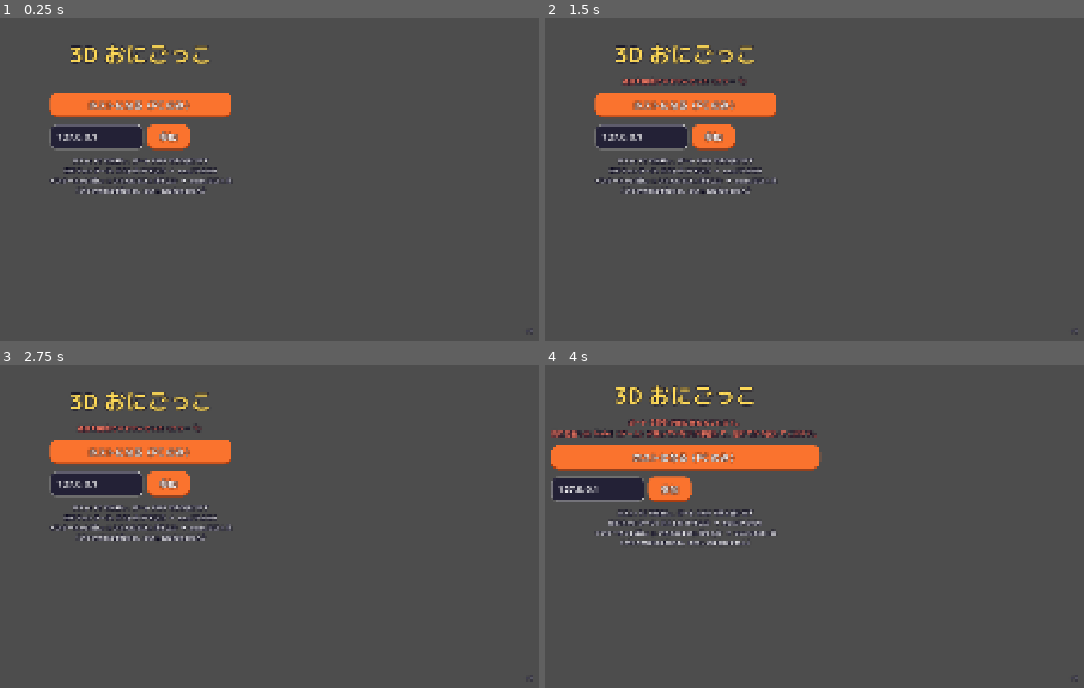
Above: before the commit, frames 1-4 (two rows, left to right).
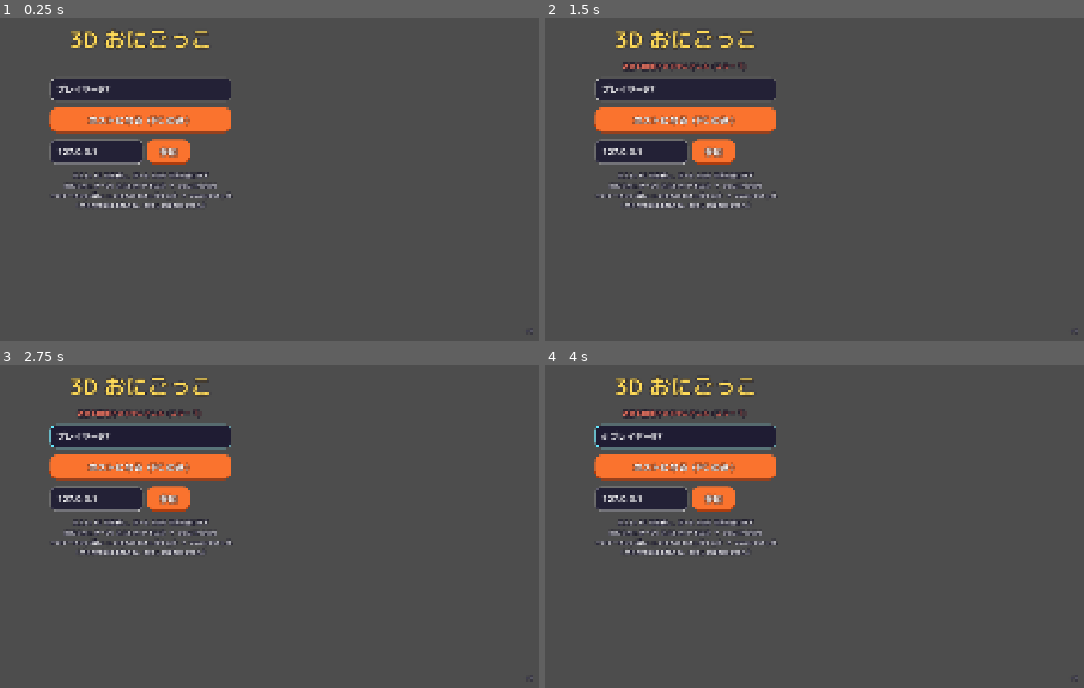
Above: after the commit, the same moments.

Repository: oekklab-source/Tag_game
Game: Godot game, scene res://scenes/main.tscn
Two runs of this game, one before a commit and one after it. Both use one fixed random seed, a clock stepped at 60 frames per second and the inputs below.
Inputs (mouse positions are in pixels of both pictures, inside the frame that each line leads up to):
- Up to frame 1 (0.25 s): no input
- Up to frame 2 (1.5 s): click "ホストになる（PC のみ）" at 0.5 s; click "参加" at 1.25 s
- Up to frame 3 (2.75 s): tap Enter (start_round) at 2 s; move the mouse to (318, 442) at 2.02 s; hold D (move_right) from 2.03 s (still down); hold Tab (cycle_runner) from 2.03 s (still down); click (318, 442) at 2.17 s
- Up to frame 4 (4 s): release D (move_right) at 2.75 s; release Tab (cycle_runner) at 2.75 s; tap Enter (start_round) at 2.75, 3.5 s; drag from (outside the picture) to (647, 555) at 2.77 s; move the mouse to (765, 365) at 3.52 s; hold D (move_right) from 3.53 s (still down); tap Space (dive) at 3.6 s

The runs differ from the first frame. In frame 1, 9.7% of the frame differs, in the area x 9-44%, y 4-59%; in frame 2, 9.9%; in frame 3, 10%; in frame 4, 12%, in the area x 1-52%, y 4-59%.

Commit message:
ニックネームを設定してロビーと味方の頭上に表示する
ロビーの一覧が「プレイヤー 1234567」というピア ID 表記のままで、
誰がどれか分からず役割の相談ができなかった。対戦中も、味方の鬼が
どこにいる誰なのか区別がつかない。

タイトル画面に入力欄を足し、user://settings.cfg へ保存して次回も
引き継ぐ。名前は MultiplayerSynchronizer で配るので、権威ピアが
一度書けば全員に届く。

頭上ラベルは味方ハンター同士にだけ見せる。逃走者に見えると
「鬼の位置が名前でバレる」ことになり、視界だけで探すという
この作品の前提が崩れる。ラベルは Humanoid の兄弟に置いた
（ダイブ演出が Humanoid.rotation.x を直接書き換えるため、
子にすると名前まで一緒に傾く）。

Diff:
--- a/autoload/game_manager.gd
+++ b/autoload/game_manager.gd
@@ -190,6 +190,14 @@
 		if p.name == str(peer_id):
 			return p
 	return null
+
+
+## 表示名。sync_nickname が未到着/未設定ならフォールバックの仮表記を返す
+func nickname_for(peer_id: int) -> String:
+	var p := _find_player(peer_id)
+	if p and "sync_nickname" in p and not p.sync_nickname.is_empty():
+		return p.sync_nickname
+	return "プレイヤー %d" % peer_id
 
 
 ## --- ホスト側ロジック -------------------------------------------------
--- /dev/null
+++ b/autoload/player_prefs.gd
@@ -0,0 +1,31 @@
+extends Node
+
+## ローカルなプレイヤー設定（ニックネームのみ）。user://settings.cfg に保存する。
+
+const CONFIG_PATH := "user://settings.cfg"
+const SECTION := "player"
+const KEY := "nickname"
+const MAX_LEN := 12
+
+var nickname := ""
+
+
+func _ready() -> void:
+	var cfg := ConfigFile.new()
+	cfg.load(CONFIG_PATH)
+	nickname = String(cfg.get_value(SECTION, KEY, ""))
+	if nickname.is_empty():
+		nickname = _default_nickname()
+
+
+func set_nickname(raw: String) -> void:
+	var trimmed := raw.strip_edges().left(MAX_LEN)
+	nickname = trimmed if not trimmed.is_empty() else _default_nickname()
+	var cfg := ConfigFile.new()
+	cfg.load(CONFIG_PATH)
+	cfg.set_value(SECTION, KEY, nickname)
+	cfg.save(CONFIG_PATH)
+
+
+func _default_nickname() -> String:
+	return "プレイヤー%d" % (randi() % 1000)
--- a/project.godot
+++ b/project.godot
@@ -19,6 +19,7 @@
 
 NetworkManager="*res://autoload/network_manager.gd"
 GameManager="*res://autoload/game_manager.gd"
+PlayerPrefs="*res://autoload/player_prefs.gd"
 
 [display]
 
--- a/scenes/cpu_hunter.tscn
+++ b/scenes/cpu_hunter.tscn
@@ -48,6 +48,15 @@
 ; モデルが実寸（全高1.74m）なので拡大は不要
 [node name="Humanoid" parent="." instance=ExtResource("2_humanoid")]
 
+; 味方ハンター（人間）にのみ表示する頭上の名前ラベル。player.tscn の NameLabel と同じ配置
+[node name="NameLabel" type="Label3D" parent="."]
+visible = false
+position = Vector3(0, 2.0, 0)
+billboard = 1
+outline_size = 8
+outline_modulate = Color(0, 0, 0, 1)
+font_size = 48
+
 [node name="NavigationAgent3D" type="NavigationAgent3D" parent="."]
 path_desired_distance = 0.6
 target_desired_distance = 0.8
--- a/scenes/hud.gd
+++ b/scenes/hud.gd
@@ -281,7 +281,8 @@
 
 ## 一覧は毎フレーム作り直さず、中身が変わったときだけ組み直す
 func _rebuild_roster(ids: Array[int], me: int, is_host: bool) -> void:
-	var key := "%s|%d|%d" % [ids, GameManager.wanted_runner, int(is_host)]
+	var names := ids.map(func(id): return GameManager.nickname_for(id))
+	var key := "%s|%s|%d|%d" % [ids, names, GameManager.wanted_runner, int(is_host)]
 	if key == _roster_key:
 		return
 	_roster_key = key
@@ -305,7 +306,8 @@
 	var h := HBoxContainer.new()
 	h.add_theme_constant_override("separation", 12)
 	var name_label := Label.new()
-	name_label.text = "あなた" if id == me else "プレイヤー %d" % id
+	var nickname := GameManager.nickname_for(id)
+	name_label.text = "あなた（%s）" % nickname if id == me else nickname
 	name_label.add_theme_font_size_override("font_size", 19)
 	name_label.size_flags_horizontal = Control.SIZE_EXPAND_FILL
 	var badge := Label.new()
--- a/scenes/main.gd
+++ b/scenes/main.gd
@@ -4,6 +4,7 @@
 
 @onready var status_label: Label = $CenterContainer/VBox/StatusLabel
 @onready var version_label: Label = $VersionLabel
+@onready var nickname_edit: LineEdit = $CenterContainer/VBox/NicknameEdit
 @onready var host_button: Button = $CenterContainer/VBox/HostButton
 @onready var address_edit: LineEdit = $CenterContainer/VBox/JoinRow/AddressEdit
 @onready var join_button: Button = $CenterContainer/VBox/JoinRow/JoinButton
@@ -13,6 +14,7 @@
 	# ブラウザは WebSocket サーバになれないため、Web 版ではホスト不可
 	if OS.has_feature("web"):
 		host_button.visible = false
+	nickname_edit.text = PlayerPrefs.nickname
 	status_label.text = NetworkManager.last_error
 	NetworkManager.last_error = ""
 	# ホストと参加者でここが違うと通信が噛み合わない。ひと目で分かるように出す
@@ -45,6 +47,7 @@
 
 
 func _on_host_pressed() -> void:
+	PlayerPrefs.set_nickname(nickname_edit.text)
 	if NetworkManager.start_host():
 		return
 	# 始められなかった（たいていはポートの取り合い）。理由をその場で見せる
@@ -57,4 +60,5 @@
 	if address.is_empty():
 		status_label.text = "ホストのアドレスを入力してください"
 		return
+	PlayerPrefs.set_nickname(nickname_edit.text)
 	NetworkManager.start_client(address)
--- a/scenes/main.tscn
+++ b/scenes/main.tscn
@@ -56,6 +56,12 @@
 theme_override_font_sizes/font_size = 16
 horizontal_alignment = 1
 
+[node name="NicknameEdit" type="LineEdit" parent="CenterContainer/VBox" unique_id=635420981]
+custom_minimum_size = Vector2(320, 56)
+layout_mode = 2
+placeholder_text = "ニックネーム"
+max_length = 12
+
 [node name="HostButton" type="Button" parent="CenterContainer/VBox" unique_id=135365812]
 custom_minimum_size = Vector2(320, 56)
 layout_mode = 2
--- a/scenes/player.gd
+++ b/scenes/player.gd
@@ -123,12 +123,15 @@
 ## 速度は権威ピアだけが正確に知っているので、素直に配るのが一番確実で安い
 @export var sync_speed := 0.0
 @export var sync_air := false
+## 味方ハンターの頭上ラベルに使うニックネーム。権威ピアが PlayerPrefs から一度だけ書く
+@export var sync_nickname := ""
 
 var _current_color := Color.TRANSPARENT
 
 @onready var spring_arm: SpringArm3D = $SpringArm3D
 @onready var camera: Camera3D = $SpringArm3D/Camera3D
 @onready var humanoid: Node3D = $Humanoid
+@onready var name_label: Label3D = $NameLabel
 
 
 func _enter_tree() -> void:
@@ -142,6 +145,7 @@
 	if is_multiplayer_authority():
 		sync_position = position
 		sync_yaw = rotation.y
+		sync_nickname = PlayerPrefs.nickname
 		camera.current = true
 		spring_arm.add_excluded_object(get_rid())
 	else:
@@ -197,6 +201,7 @@
 
 func _physics_process(delta: float) -> void:
 	_update_role_visuals()
+	_update_name_label()
 	if not is_multiplayer_authority():
 		return
 
@@ -513,3 +518,16 @@
 	if color != _current_color:
 		_current_color = color
 		humanoid.set_color(color)
+
+
+## 頭上の名前ラベル。逃走者には見せない（味方ハンター同士にのみ表示する）。
+## WAITING 中は runner_id が未確定(-1)なので、PLAYING に限定して誤表示を避ける
+func _update_name_label() -> void:
+	var my_id := String(name).to_int()
+	var local_id := multiplayer.get_unique_id()
+	var playing := GameManager.state == GameManager.State.PLAYING
+	var viewer_is_hunter := playing and local_id != GameManager.runner_id
+	var target_is_hunter := playing and my_id != GameManager.runner_id
+	name_label.visible = viewer_is_hunter and target_is_hunter and my_id != local_id
+	if not sync_nickname.is_empty() and name_label.text != sync_nickname:
+		name_label.text = sync_nickname
--- a/scenes/player.tscn
+++ b/scenes/player.tscn
@@ -27,6 +27,9 @@
 properties/4/path = NodePath(".:sync_air")
 properties/4/spawn = true
 properties/4/replication_mode = 2
+properties/5/path = NodePath(".:sync_nickname")
+properties/5/spawn = true
+properties/5/replication_mode = 2
 
 [node name="Player" type="CharacterBody3D"]
 collision_layer = 2
@@ -48,6 +51,16 @@
 ; モデルが実寸（全高1.74m）なので拡大は不要
 [node name="Humanoid" parent="." instance=ExtResource("2_humanoid")]
 
+; 味方ハンター同士にのみ表示する頭上の名前ラベル。Humanoid の兄弟に置き、
+; ダイブ演出で Humanoid.rotation.x が直接書き換わっても傾かないようにする
+[node name="NameLabel" type="Label3D" parent="."]
+visible = false
+position = Vector3(0, 2.0, 0)
+billboard = 1
+outline_size = 8
+outline_modulate = Color(0, 0, 0, 1)
+font_size = 48
+
 [node name="SpringArm3D" type="SpringArm3D" parent="."]
 position = Vector3(0, 1.6, 0)
 collision_mask = 9
Not shown, added: autoload/player_prefs.gd.uid
